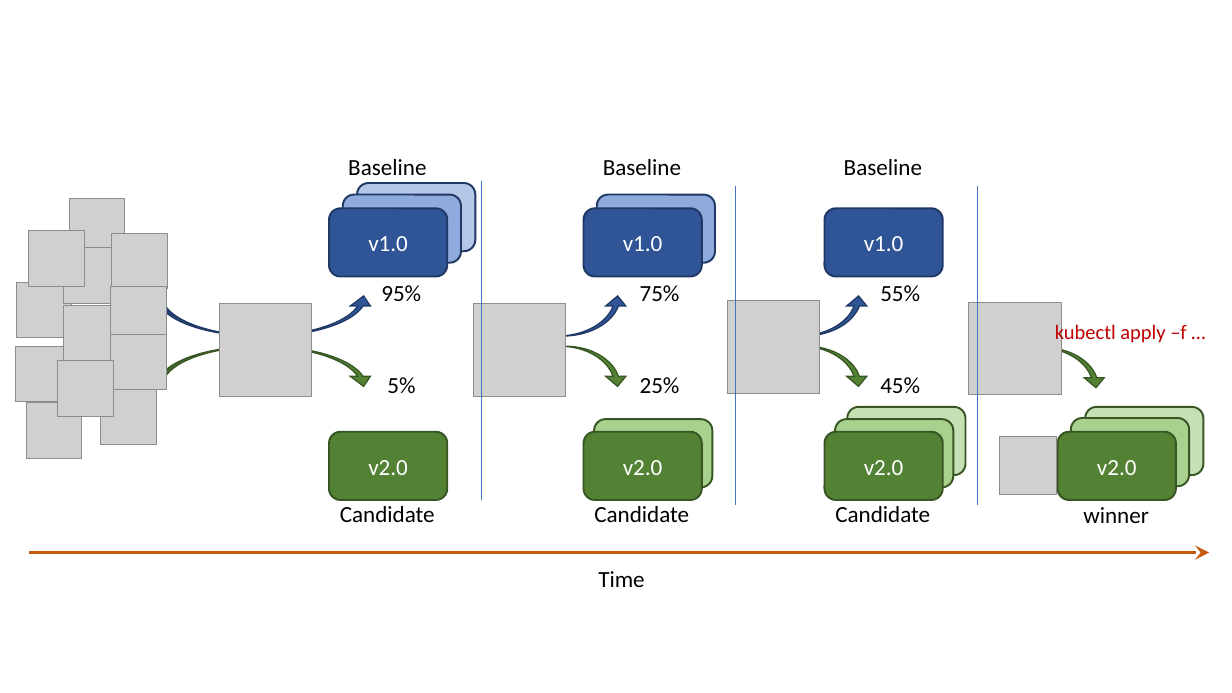
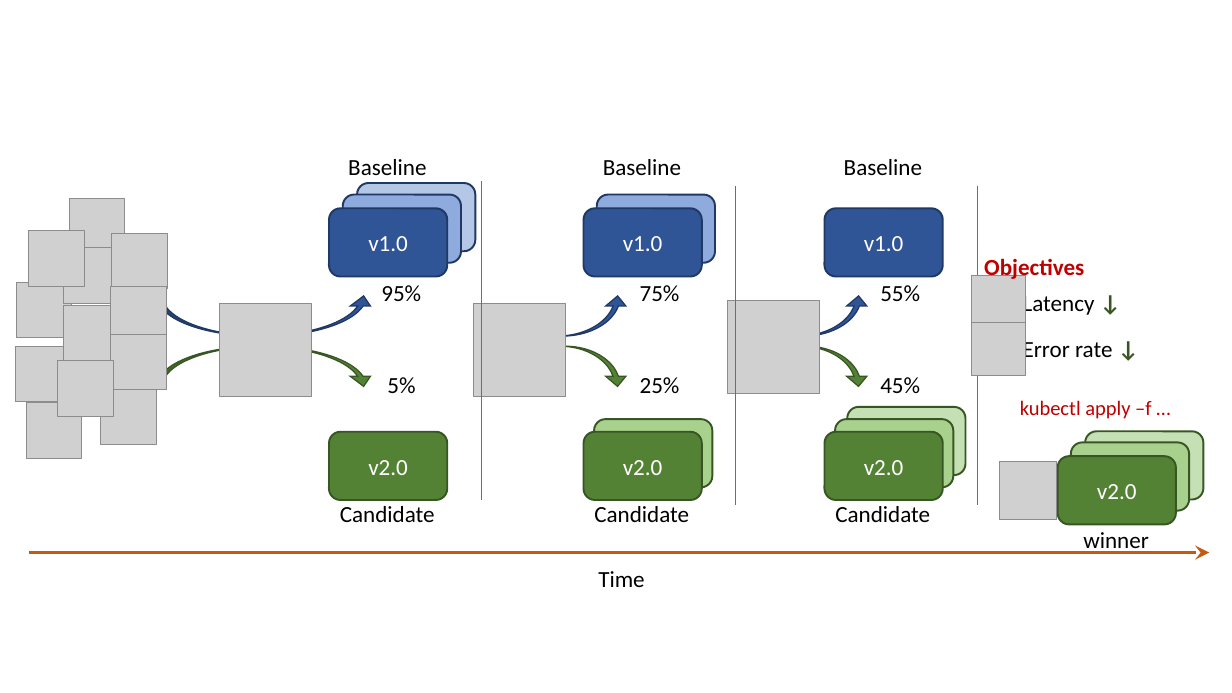
Before and after one commit to iter8-tools/iter8, a slide deck: slide 1 of mkdocs/docs/images/src/canary-progressive-kubectl.pptx. Drawn at 1232x693 pixels with LibreOffice and Linux fonts; fonts in the diff are those of the drawing; grey boxes stand for pictures. Boxes give left, top, right and bottom in pixels: in the first picture for what was removed or moved away, otherwise in the second. Text is boxed around its words. In the diff, an @@ line names an element or a change of style, - is before the commit and + after.

```diff
--- a/mkdocs/docs/images/src/canary-progressive-kubectl.pptx
+++ b/mkdocs/docs/images/src/canary-progressive-kubectl.pptx
@@ rectangle: place and size @@
-rectangle at [15,148,1215,597]
+rectangle at [12,148,1224,597]
@@ text added at [984,258,1084,281], 18 pt, text #C00000, bold @@
+Objectives
@@ picture added at [971,275,1025,329] @@
@@ text added at [1023,291,1095,317], 18 pt, text #000000 @@
+Latency ↓
@@ picture removed at [969,302,1061,395] @@
@@ picture added at [971,323,1025,376] @@
@@ curved up arrow removed at [983,348,1106,387] @@
@@ text added at [1023,338,1112,364], 18 pt, text #000000 @@
+Error rate ↓
@@ text "kubectl apply –f …" rewrapped from [1055,322,1186,345] to [1020,400,1151,419] @@
@@ 3 rounded rectangles, 1 picture, 1 text: place and size @@
-3 rounded rectangles, 1 picture, 1 text at [999,407,1203,523]
+3 rounded rectangles, 1 picture, 1 text at [999,432,1203,554]
```
Also in this commit, not shown: 14 other files.
